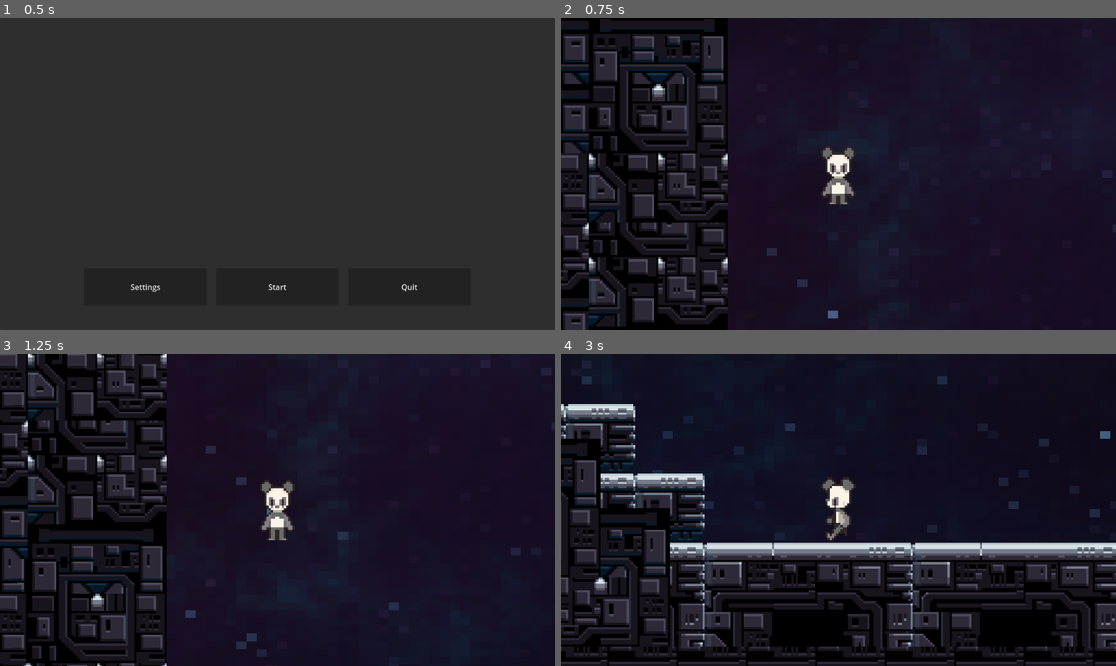
Above: before the commit, frames 1-4 (two rows, left to right).
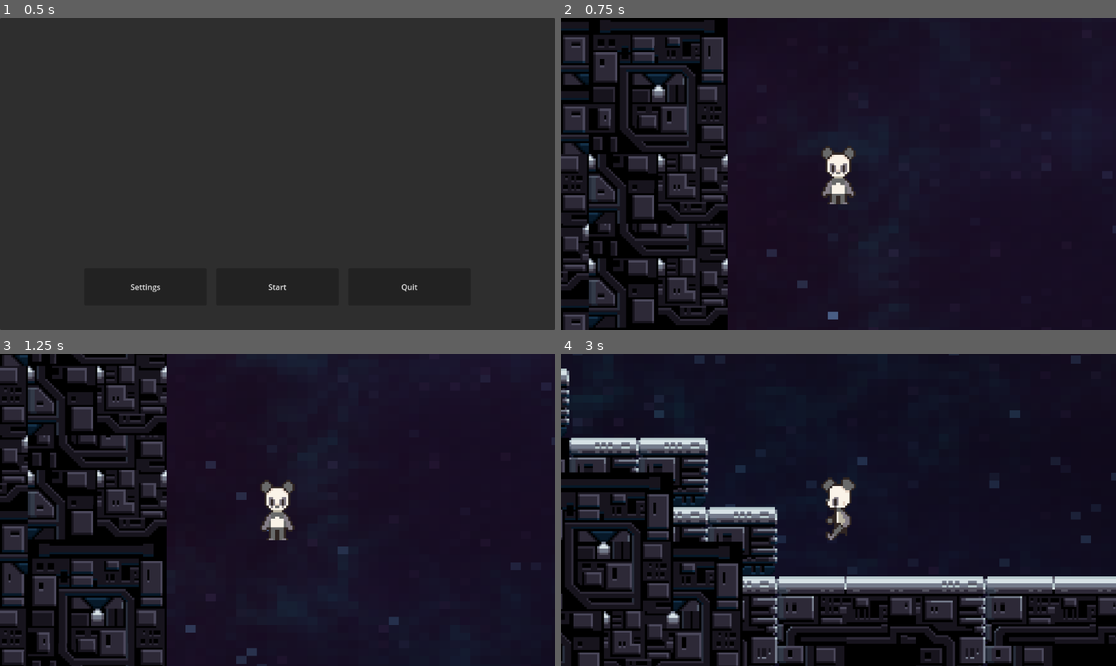
Above: after the commit, the same moments.

Repository: itsbeesfan/giftbox-project
Game: Godot game, scene res://scenes/start_screen.tscn
Two runs of this game, one before a commit and one after it. Both use one fixed random seed, a clock stepped at 60 frames per second and the inputs below.
Inputs:
- Up to frame 1 (0.5 s): no input
- Up to frame 2 (0.75 s): click "Start" at 0.5 s
- Up to frame 3 (1.25 s): no input
- Up to frame 4 (3 s): tap Enter at 1.25 s; hold D (move_right) 1.28-2.78 s; tap E (open) at 1.35 s; tap Space (jump) at 1.52, 2.27 s; tap Alt at 2.1 s; hold Left (move_left) from 2.78 s (still down); tap Shift at 2.85 s

Frame 1 is identical in both runs. In frame 2, 4.0% of the frame differs, in the area x 0-50%, y 0-100%; in frame 3, 18%; in frame 4, 37%, in the area x 0-100%, y 0-100%.

Commit message:
commit (to work later)

Diff:
--- a/giftbox-project-insides/scenes/areas/area_1.tscn
+++ b/giftbox-project-insides/scenes/areas/area_1.tscn
@@ -241,4 +241,3 @@
 position = Vector2(67, 340)
 
 [node name="note_window" parent="." instance=ExtResource("6_eme25")]
-visible = false
--- a/giftbox-project-insides/scripts/player_controller.gd
+++ b/giftbox-project-insides/scripts/player_controller.gd
@@ -1,14 +1,14 @@
 extends CharacterBody2D
 
-@export var gravity := 300.0
+@export var gravity := 270.0
 @export var jump_force := 200.0
-@export var move_speed := 150.0
+@export var move_speed := 125.0
 @export var air_control := 0.75
 
 @onready var panda = $AnimatedSprite2D
 
 var can_move := true
-const SPEED = 300.0
+const SPEED = 250.0
 const JUMP_VELOCITY = -400.0
 
 
